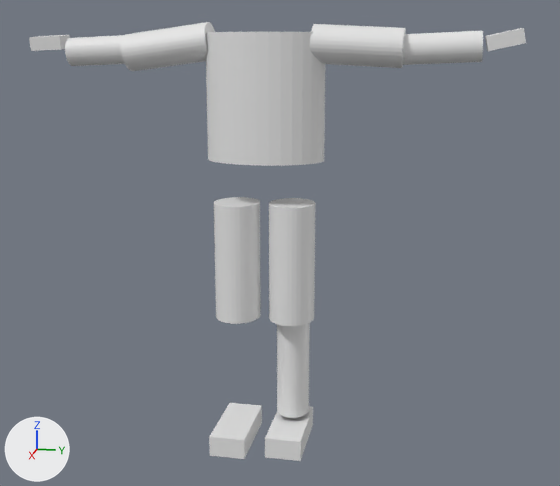
Two versions of the Blender file data/morse/components/human/achile3.blend, one commit apart.
The view is the same before and after, from a 50 mm lens placed at (2.65, 0.61, 0.42), pointed at (-0.08, 0.06, -0.26). The lights are fixed; the arrows at lower left show +X, +Y and +Z. The same objects are shown in both versions, whatever each file hides.

Before the edit, the objects in view are built like this:
```python
ob_chestbb = bpy.data.objects.new('ChestBB', me_cylinder_015)
ob_chestbb.parent = ob_chest
ob_chestbb.location = (-0.102, 0.00657, 0.266)
ob_chestbb.scale = (0.00105, 0.00105, 0.00173)
ob_footbb_r = bpy.data.objects.new('FootBB.R', me_cube_010)
ob_footbb_r.parent = ob_foot_r
ob_footbb_r.location = (-0.0405, -0.101, -1.008)
ob_footbb_r.scale = (0.000902, 0.000902, -0.000614)
ob_handbb_l = bpy.data.objects.new('HandBB.L', me_cube_004)
ob_handbb_l.parent = ob_hand_l
ob_handbb_l.location = (-0.0945, 0.816, 0.463)
ob_handbb_l.rotation_euler = (-0.114, 0.0394, -0.00154)  # degrees (-6.5, 2.3, -0.1)
ob_handbb_l.scale = (0.000866, 0.000866, 0.000866)
ob_handbb_r = bpy.data.objects.new('HandBB.R', me_cube_007)
ob_handbb_r.parent = ob_hand_r
ob_handbb_r.location = (-0.1, -0.808, 0.457)
ob_handbb_r.rotation_euler = (-0.289, 0.0767, 0.00364)  # degrees (-17, 4.4, 0.2)
ob_handbb_r.scale = (0.000866, 0.000866, 0.000866)
ob_loarmbb_l = bpy.data.objects.new('LoArmBB.L', me_cylinder_004)
ob_loarmbb_l.parent = ob_loarm_l
ob_loarmbb_l.location = (-0.0944, 0.333, 0.444)
ob_loarmbb_l.scale = (0.00125, 0.00125, 0.00125)
ob_loarmbb_r = bpy.data.objects.new('LoArmBB.R', me_cylinder)
ob_loarmbb_r.parent = ob_loarm_r
ob_loarmbb_r.location = (-0.103, -0.343, 0.441)
ob_loarmbb_r.rotation_euler = (0.182, 0.00685, 0.0241)  # degrees (10, 0.4, 1.4)
ob_loarmbb_r.scale = (0.00125, 0.00125, 0.00125)
ob_uparmbb_l = bpy.data.objects.new('UpArmBB.L', me_cylinder_005)
ob_uparmbb_l.parent = ob_uparm_l
ob_uparmbb_l.location = (-0.104, 0.612, 0.436)
ob_uparmbb_l.scale = (0.000947, 0.000947, 0.000947)
ob_uparmbb_r = bpy.data.objects.new('UpArmBB.R', me_cylinder_002)
ob_uparmbb_r.parent = ob_uparm_r
ob_uparmbb_r.location = (-0.0979, -0.592, 0.429)
ob_uparmbb_r.scale = (0.000947, 0.000947, 0.000947)
ob_uplegbb_l = bpy.data.objects.new('UpLegBB.L', me_cylinder_010)
ob_uplegbb_l.parent = ob_upleg_l
ob_uplegbb_l.location = (-0.124, 0.106, -0.742)
ob_uplegbb_l.scale = (0.000907, 0.000907, 0.00114)
# also in view: 'FootBB.L' at (-0.05, 0.11, -1.0); 'LoLegBB.L.001' at (-0.07, -0.1, -0.33); 'LoLegBB.L' at (-0.08, 0.11, -0.33)
```
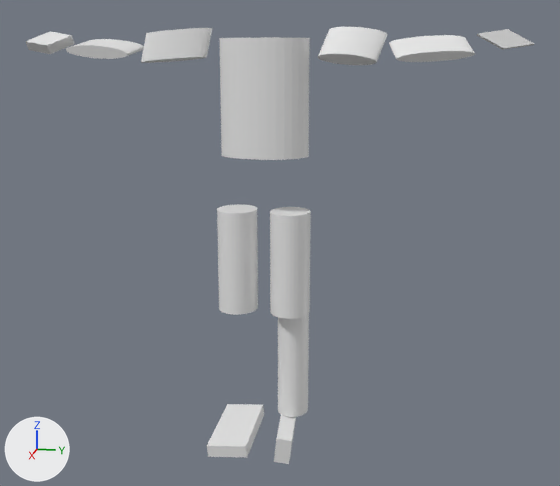
Commit message: Bounding boxes adapted

Where the change shows, as pixel boxes [x1, y1, x2, y2] in the pictures (560 x 486 px):
'ChestBB', moved, rescaled (25% narrower, 8% shorter)
    before: [206, 32, 326, 166]
    after: [220, 37, 310, 160]
'LoLegBB.L', moved, rescaled (12% narrower, 12% shorter)
    before: [269, 198, 316, 326]
    after: [270, 207, 311, 319]
'LoLegBB.L.001', moved, rescaled (12% narrower, 12% shorter)
    before: [214, 197, 261, 324]
    after: [217, 204, 258, 315]
'LoArmBB.L', moved, turned, rescaled
    before: [310, 24, 406, 68]
    after: [318, 27, 387, 65]
'LoArmBB.R', moved, turned, rescaled
    before: [121, 22, 215, 71]
    after: [141, 28, 212, 63]
'UpLegBB.L', moved, rescaled (8% taller)
    before: [277, 323, 310, 418]
    after: [278, 314, 309, 417]
'UpArmBB.L', moved, turned, rescaled
    before: [402, 31, 483, 65]
    after: [389, 35, 475, 62]
'FootBB.R', turned, rescaled
    before: [209, 403, 262, 459]
    after: [207, 404, 264, 458]
'FootBB.L', moved, turned, rescaled
    before: [265, 406, 313, 461]
    after: [274, 414, 296, 464]
'UpArmBB.R', moved, turned, rescaled
    before: [65, 35, 125, 66]
    after: [66, 39, 144, 59]
'HandBB.L', turned, rescaled
    before: [485, 28, 526, 51]
    after: [477, 29, 534, 50]
'HandBB.R', turned, rescaled
    before: [29, 35, 70, 51]
    after: [26, 31, 74, 54]

Diff of the bpy script that builds the scene:
```diff
--- a/data/morse/components/human/achile3.blend.py
+++ b/data/morse/components/human/achile3.blend.py
@@ ob_handbb_r @@
 ob_handbb_r.location = (-0.1, -0.808, 0.457)
-ob_handbb_r.rotation_euler = (-0.289, 0.0767, 0.00364)  # degrees (-17, 4.4, 0.2)
-ob_handbb_r.scale = (0.000866, 0.000866, 0.000866)
+ob_handbb_r.rotation_euler = (-7.707, 0.797, -2.964)  # degrees (278, 46, -170)
+ob_handbb_r.scale = (-0.000458, -0.000489, -0.00165)
@@ ob_uparmbb_r @@
 ob_uparmbb_r.matrix_parent_inverse = Matrix(((1000.0, 0.00436, -0.00554, 106.9), (-0.00383, 1000.0, 0.00214, 446.4), (0.00512, -0.00214, 1000.0, -430.2), (0.0, 0.0, 0.0, 1.0)))
-ob_uparmbb_r.location = (-0.0979, -0.592, 0.429)
-ob_uparmbb_r.scale = (0.000947, 0.000947, 0.000947)
+ob_uparmbb_r.location = (-0.0988, -0.59, 0.435)
+ob_uparmbb_r.rotation_euler = (1.89, 1.797, -5.923)  # degrees (108, 103, -339)
+ob_uparmbb_r.scale = (0.000422, 0.000422, 0.00219)
@@ ob_loarmbb_r @@
 ob_loarmbb_r.matrix_parent_inverse = Matrix(((1000.0, 0.00149, -0.000366, 111.1), (-0.00229, 1000.0, 0.00146, 239.8), (0.000988, -0.00163, 1000.0, -428.6), (0.0, 0.0, 0.0, 1.0)))
-ob_loarmbb_r.location = (-0.103, -0.343, 0.441)
-ob_loarmbb_r.rotation_euler = (0.182, 0.00685, 0.0241)  # degrees (10, 0.4, 1.4)
-ob_loarmbb_r.scale = (0.00125, 0.00125, 0.00125)
+ob_loarmbb_r.location = (-0.102, -0.321, 0.446)
+ob_loarmbb_r.rotation_euler = (1.655, -0.133, 0.0376)  # degrees (95, -7.6, 2.2)
+ob_loarmbb_r.scale = (0.000533, 0.000401, 0.00232)
@@ ob_chestbb @@
 ob_chestbb.matrix_parent_inverse = Matrix(((1000.0, 0.0000799, 0.0, 62.59), (-0.0000799, 1000.0, 0.0, 0.0), (0.0123, 0.0, 1000.0, -139.7), (0.0, 0.0, 0.0, 1.0)))
-ob_chestbb.location = (-0.102, 0.00657, 0.266)
-ob_chestbb.scale = (0.00105, 0.00105, 0.00173)
+ob_chestbb.location = (-0.0873, 0.00628, 0.266)
+ob_chestbb.scale = (0.000782, 0.000782, 0.00159)
@@ ob_loarmbb_l @@
 ob_loarmbb_l.matrix_parent_inverse = Matrix(((1000.0, 0.000861, 0.00107, 111.1), (-0.00183, 1000.0, 0.000488, -239.9), (-0.0016, -0.000613, 1000.0, -428.6), (0.0, 0.0, 0.0, 1.0)))
-ob_loarmbb_l.location = (-0.0944, 0.333, 0.444)
-ob_loarmbb_l.scale = (0.00125, 0.00125, 0.00125)
+ob_loarmbb_l.location = (-0.101, 0.313, 0.444)
+ob_loarmbb_l.rotation_euler = (1.485, -0.611, 0.065)  # degrees (85, -35, 3.7)
+ob_loarmbb_l.scale = (0.000457, 0.000457, 0.00192)
@@ ob_uparmbb_l @@
 ob_uparmbb_l.matrix_parent_inverse = Matrix(((1000.0, 0.000458, 0.0000555, 106.9), (-0.0017, 1000.0, 0.000862, -446.5), (-0.00212, -0.000854, 1000.0, -430.2), (0.0, 0.0, 0.0, 1.0)))
-ob_uparmbb_l.location = (-0.104, 0.612, 0.436)
-ob_uparmbb_l.scale = (0.000947, 0.000947, 0.000947)
+ob_uparmbb_l.location = (-0.0998, 0.578, 0.435)
+ob_uparmbb_l.rotation_euler = (4.827, -0.998, -0.0954)  # degrees (277, -57, -5.5)
+ob_uparmbb_l.scale = (0.000354, 0.000354, 0.00241)
@@ ob_handbb_l @@
 ob_handbb_l.location = (-0.0945, 0.816, 0.463)
-ob_handbb_l.rotation_euler = (-0.114, 0.0394, -0.00154)  # degrees (-6.5, 2.3, -0.1)
-ob_handbb_l.scale = (0.000866, 0.000866, 0.000866)
+ob_handbb_l.rotation_euler = (1.644, -0.0716, -0.0244)  # degrees (94, -4.1, -1.4)
+ob_handbb_l.scale = (-0.000606, -0.000407, -0.00186)
@@ ob_footbb_r @@
 ob_footbb_r.location = (-0.0405, -0.101, -1.008)
-ob_footbb_r.scale = (0.000902, 0.000902, -0.000614)
+ob_footbb_r.rotation_euler = (1.649, -0.0846, 1.572)  # degrees (94, -4.8, 90)
+ob_footbb_r.scale = (0.000458, 0.000314, -0.00244)
@@ ob_lolegbb_l_001 @@
 ob_lolegbb_l_001.matrix_parent_inverse = Matrix(((1000.0, 0.00116, 0.00205, 77.41), (-0.000963, 1000.0, 0.000125, -101.0), (-0.00288, -0.000183, 1000.0, 86.02), (0.0, 0.0, 0.0, 1.0)))
-ob_lolegbb_l_001.location = (-0.0727, -0.0966, -0.329)
-ob_lolegbb_l_001.scale = (0.000964, 0.000964, 0.00234)
+ob_lolegbb_l_001.location = (-0.0819, -0.0981, -0.329)
+ob_lolegbb_l_001.scale = (0.000842, 0.000842, 0.00205)
@@ ob_lolegbb_l @@
 ob_lolegbb_l.matrix_parent_inverse = Matrix(((1000.0, 0.00116, 0.00205, 77.41), (-0.000963, 1000.0, 0.000125, -101.0), (-0.00288, -0.000183, 1000.0, 86.02), (0.0, 0.0, 0.0, 1.0)))
-ob_lolegbb_l.location = (-0.078, 0.109, -0.326)
-ob_lolegbb_l.scale = (0.000964, 0.000964, 0.00234)
+ob_lolegbb_l.location = (-0.0816, 0.101, -0.331)
+ob_lolegbb_l.scale = (0.000843, 0.000843, 0.00205)
@@ ob_uplegbb_l @@
 ob_uplegbb_l.matrix_parent_inverse = Matrix(((1000.0, 0.00153, 0.00201, 102.3), (-0.0017, 1000.0, -0.00273, -97.78), (-0.00211, 0.00219, 1000.0, 554.3), (0.0, 0.0, 0.0, 1.0)))
-ob_uplegbb_l.location = (-0.124, 0.106, -0.742)
-ob_uplegbb_l.scale = (0.000907, 0.000907, 0.00114)
+ob_uplegbb_l.location = (-0.124, 0.106, -0.731)
+ob_uplegbb_l.scale = (0.000861, 0.000861, 0.0012)
@@ ob_footbb_l @@
 ob_footbb_l.matrix_parent_inverse = Matrix(((1000.0, -0.000242, 0.00205, 116.3), (0.000352, 1000.0, -0.0000839, -92.33), (-0.0036, 0.000225, 1000.0, 942.9), (0.0, 0.0, 0.0, 1.0)))
-ob_footbb_l.location = (-0.053, 0.108, -0.999)
-ob_footbb_l.scale = (0.000902, 0.000902, -0.000614)
+ob_footbb_l.location = (-0.0463, 0.0946, -0.995)
+ob_footbb_l.rotation_euler = (4.021, 1.435, 4.122)  # degrees (230, 82, 236)
+ob_footbb_l.scale = (0.000305, 0.000384, -0.00223)
```
